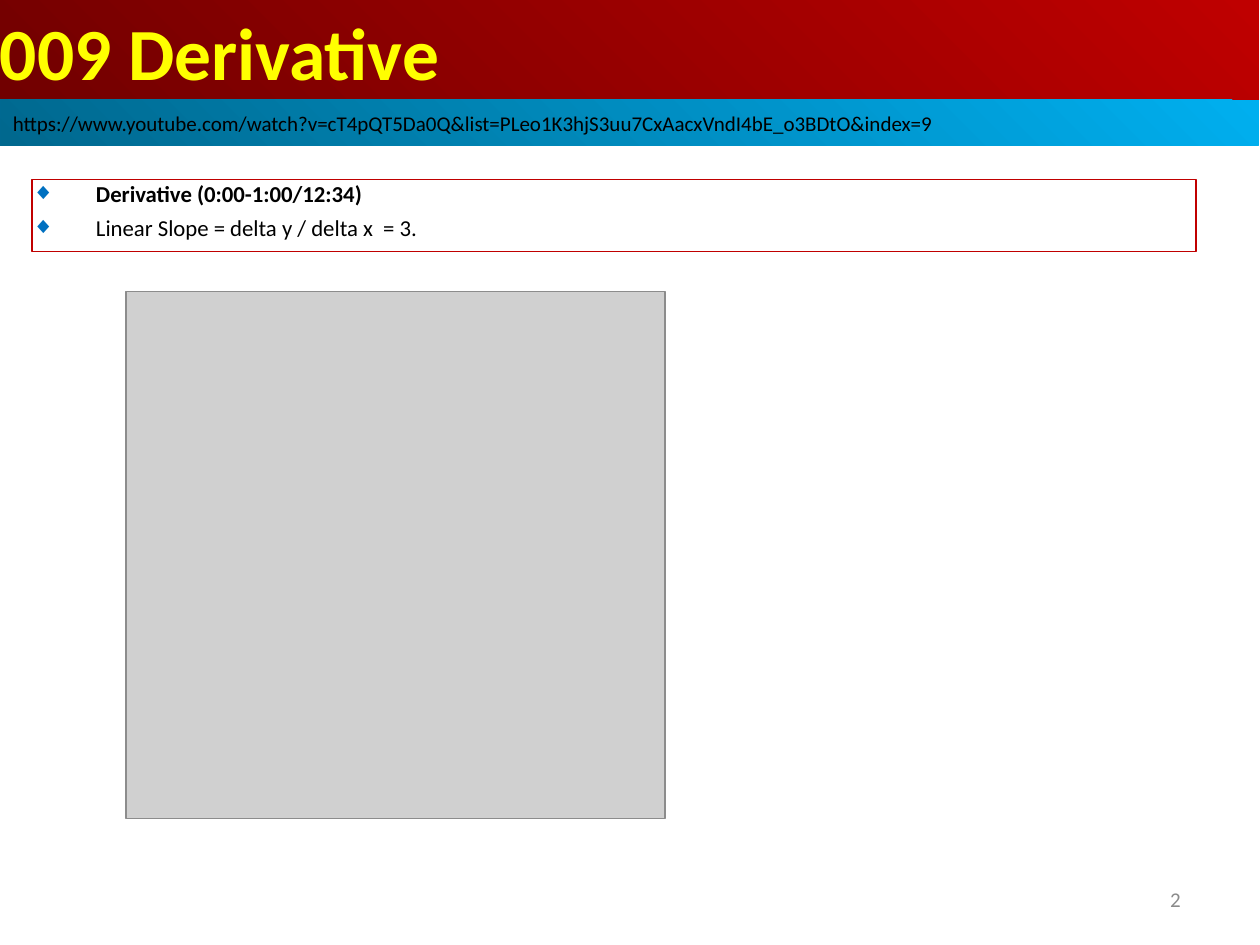
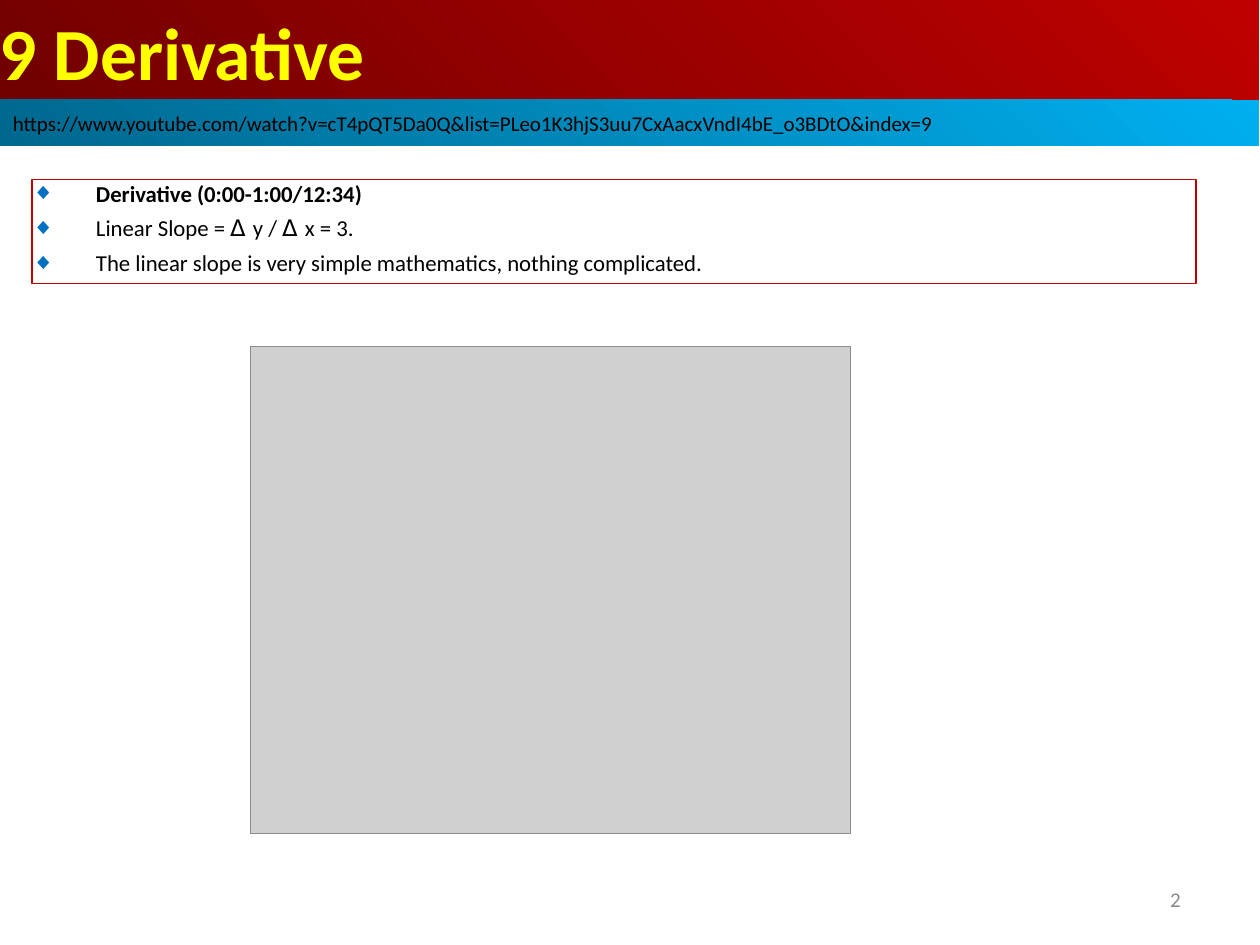
Before and after one commit to peterhchen/AIU_CS512_DL, a slide deck: slide 2 of 000_Lecture_Project/week02/01_Lecture/09_Derivative.ppt. Drawn at 1260x945 pixels with LibreOffice and Linux fonts; fonts in the diff are those of the drawing; grey boxes stand for pictures. Boxes give left, top, right and bottom in pixels: in the first picture for what was removed or moved away, otherwise in the second. Text is boxed around its words. In the diff, an @@ line names an element or a change of style, - is before the commit and + after.

Commit message:
Derivative
1. What is slope vs. Derivatives?
2. What is the Power rule and Sum rule?
3. Derivative and Partial Derivative
4. WHt Derivative to Deep Learning?
5. Neural Network Model for Insurance Prediction

```diff
--- a/000_Lecture_Project/week02/01_Lecture/09_Derivative.ppt
+++ b/000_Lecture_Project/week02/01_Lecture/09_Derivative.ppt
@@ text in rectangle at [0, 28, 365, 81]: text changed @@
-009 Derivative
+9 Derivative
@@ rectangle "Derivative (0:00-1:00/12:34)": place and size @@
-rectangle "Derivative (0:00-1:00/12:34)" at [32, 179, 1196, 251]
+rectangle "Derivative (0:00-1:00/12:34)" at [32, 179, 1196, 284]
@@ text in rectangle at [96, 219, 702, 275]: text changed @@
-◆ Linear Slope = delta y / delta x = 3.
+◆ Linear Slope = Δ y / Δ x = 3.
+◆ The linear slope is very simple mathematics, nothing complicated.
@@ picture: place and size @@
-picture at [126, 291, 665, 819]
+picture at [251, 346, 850, 833]
```
Also in this commit, not shown: 13 other slides changed, 8 slides added.
